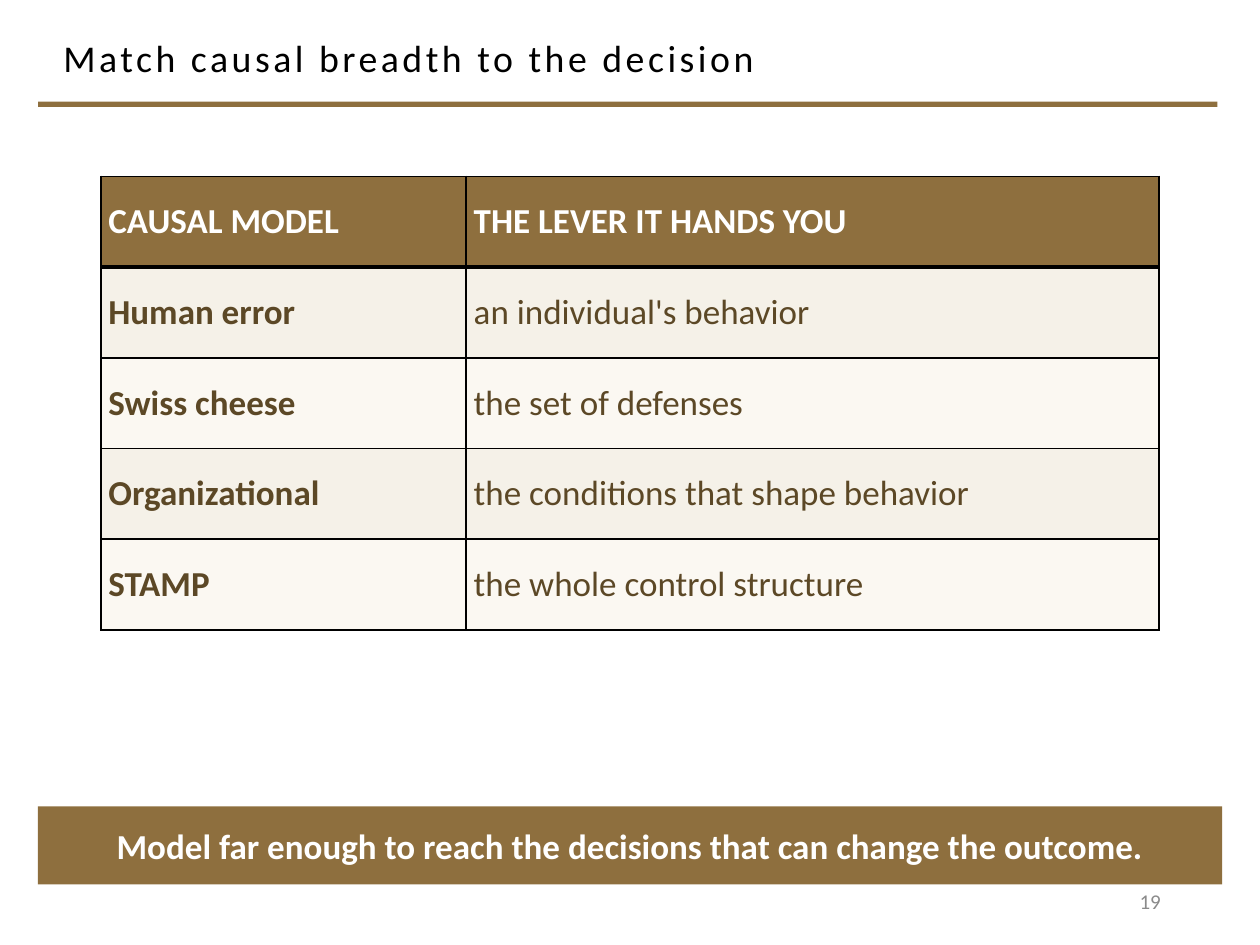
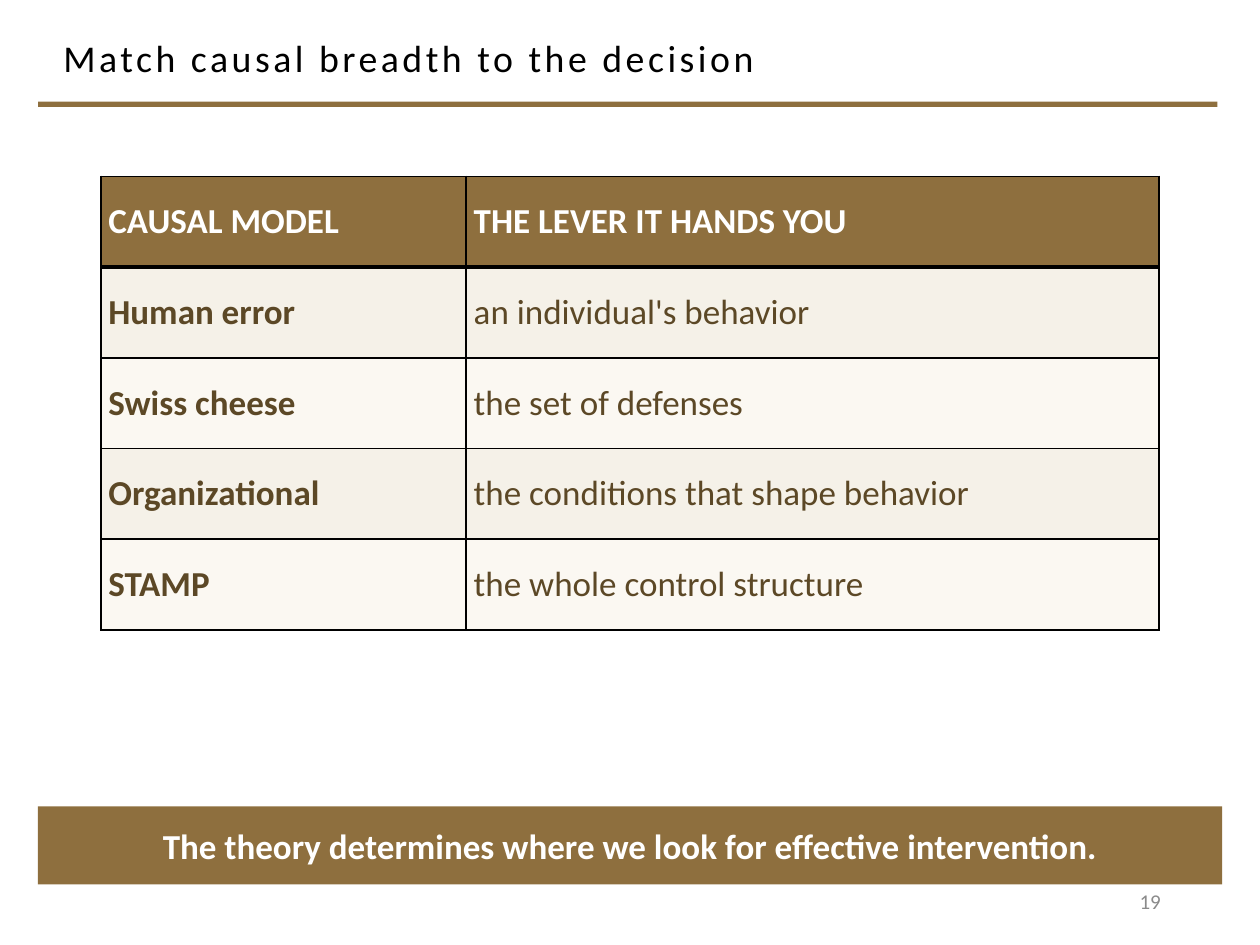
Before and after one commit to davisjam/model-based-agentic-software-engineering, a slide deck: slide 19 of course/lectures/act-2-delegation-and-control/04-failure-aware-engineering/2-4-Failure-Aware-Engineering.pptx. Drawn at 1260x945 pixels with LibreOffice and Linux fonts; fonts in the diff are those of the drawing; background and template pictures are left out. Boxes give left, top, right and bottom in pixels: in the first picture for what was removed or moved away, otherwise in the second. Text is boxed around its words. In the diff, an @@ line names an element or a change of style, - is before the commit and + after.

```diff
--- a/course/lectures/act-2-delegation-and-control/04-failure-aware-engineering/2-4-Failure-Aware-Engineering.pptx
+++ b/course/lectures/act-2-delegation-and-control/04-failure-aware-engineering/2-4-Failure-Aware-Engineering.pptx
@@ text in rectangle at <box>163,834,1096,865</box>: text changed @@
-Model far enough to reach the decisions that can change the outcome.
+The theory determines where we look for effective intervention.
```
Also in this commit, not shown: 6 other slides changed, 1 slide added, 8 slides removed.
